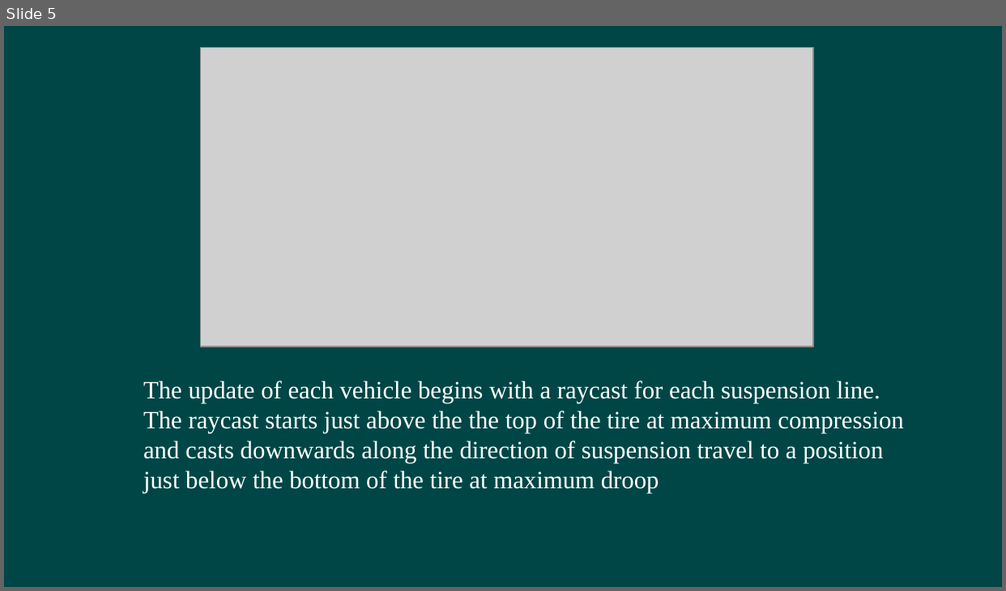
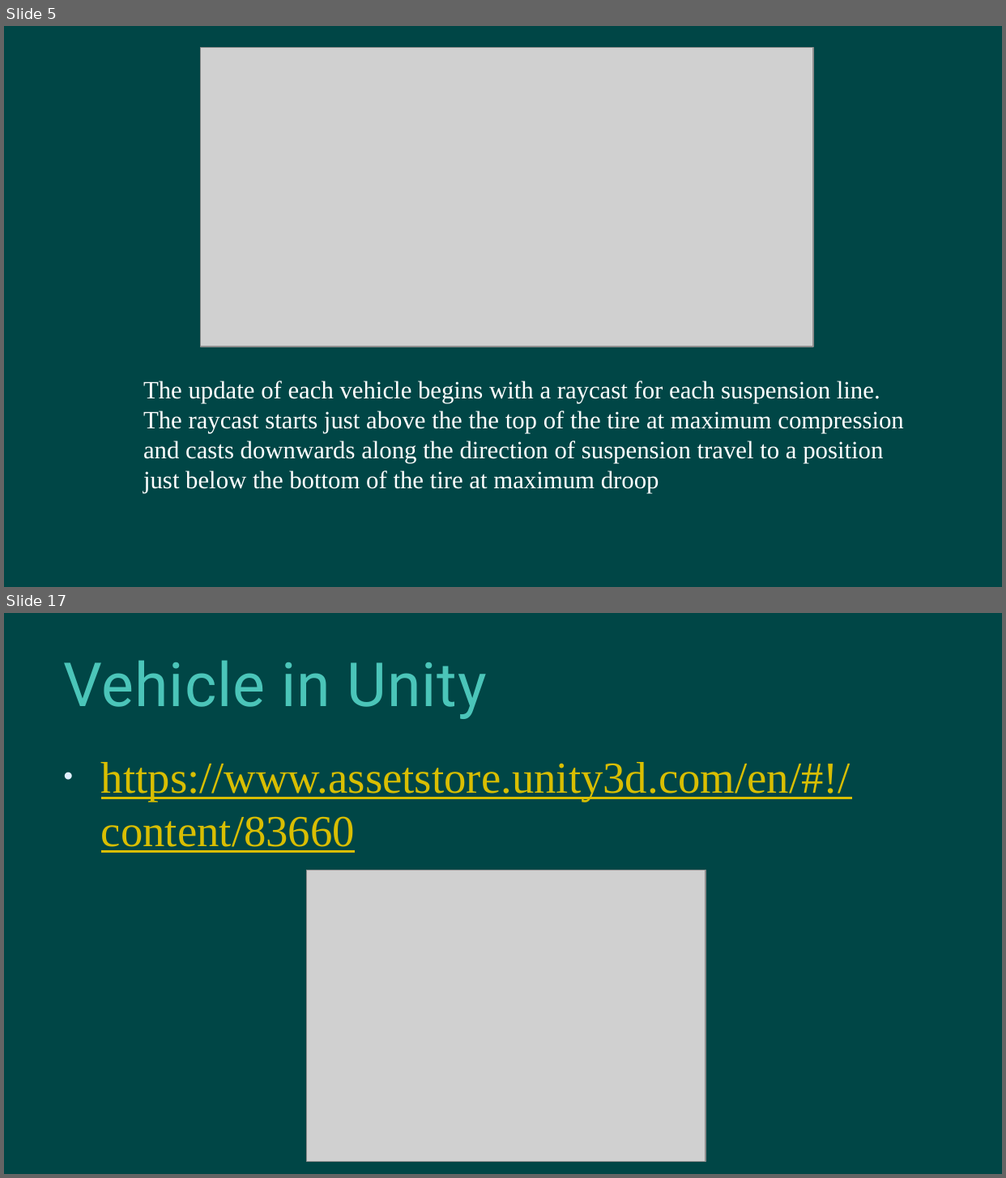
Before and after one commit to hanhonglei/Course_GamePhysics, a slide deck: Slides/11 Vehicle/Vehicle.pptx. Shown one above the other, each under a label of ours: slide 5 before the commit, slides 5 and 17 after it; the slides between them are not shown. The pictures are 1006x591 and 1006x1178 pixels, drawn with LibreOffice and Linux fonts; fonts in the diff are those of the drawing; grey boxes stand for pictures; background and template pictures are left out. Boxes give left, top, right and bottom in pixels: in the first picture for what was removed or moved away, otherwise in the second. Text is boxed around its words. In the diff, an @@ line names an element or a change of style, - is before the commit and + after.

```diff
--- a/Slides/11 Vehicle/Vehicle.pptx
+++ b/Slides/11 Vehicle/Vehicle.pptx
@@ slide 17 added at <box>4,613,1002,1174</box>, background #004646 @@
@@ title added at <box>64,660,487,719</box>, 44 pt, text #4BC5B9 @@
+Vehicle in Unity
@@ text added at <box>101,762,850,853</box>, 32 pt, text #D9BE02, underline @@
+• https://www.assetstore.unity3d.com/en/#!/content/83660
@@ picture added at <box>306,871,705,1162</box> @@
```
Also in this commit, not shown: 11 other slides added, 1 slide removed, 1 other file.
